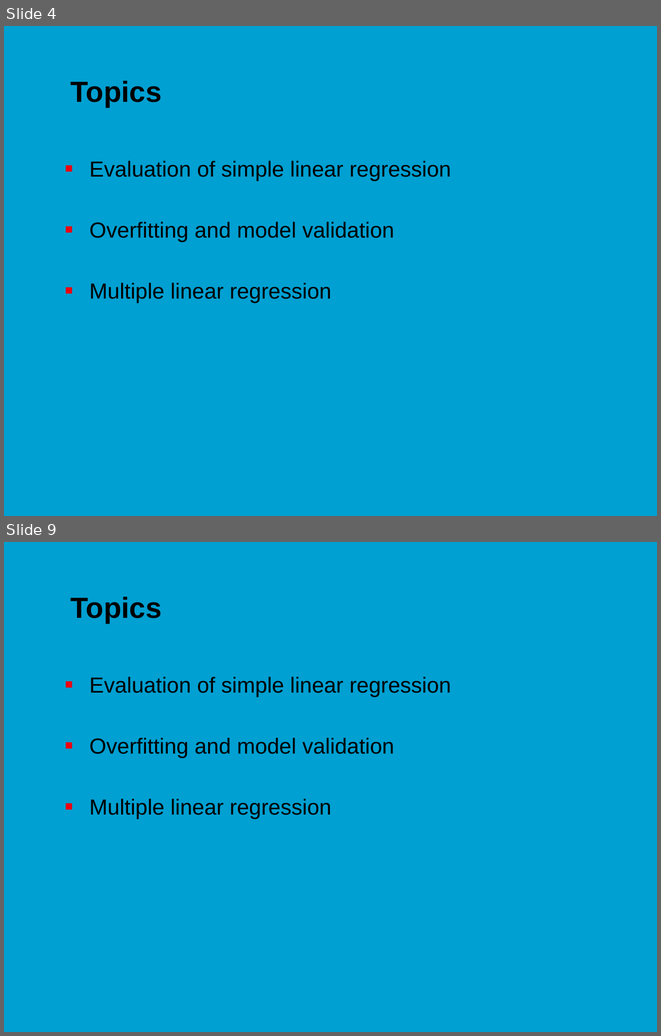
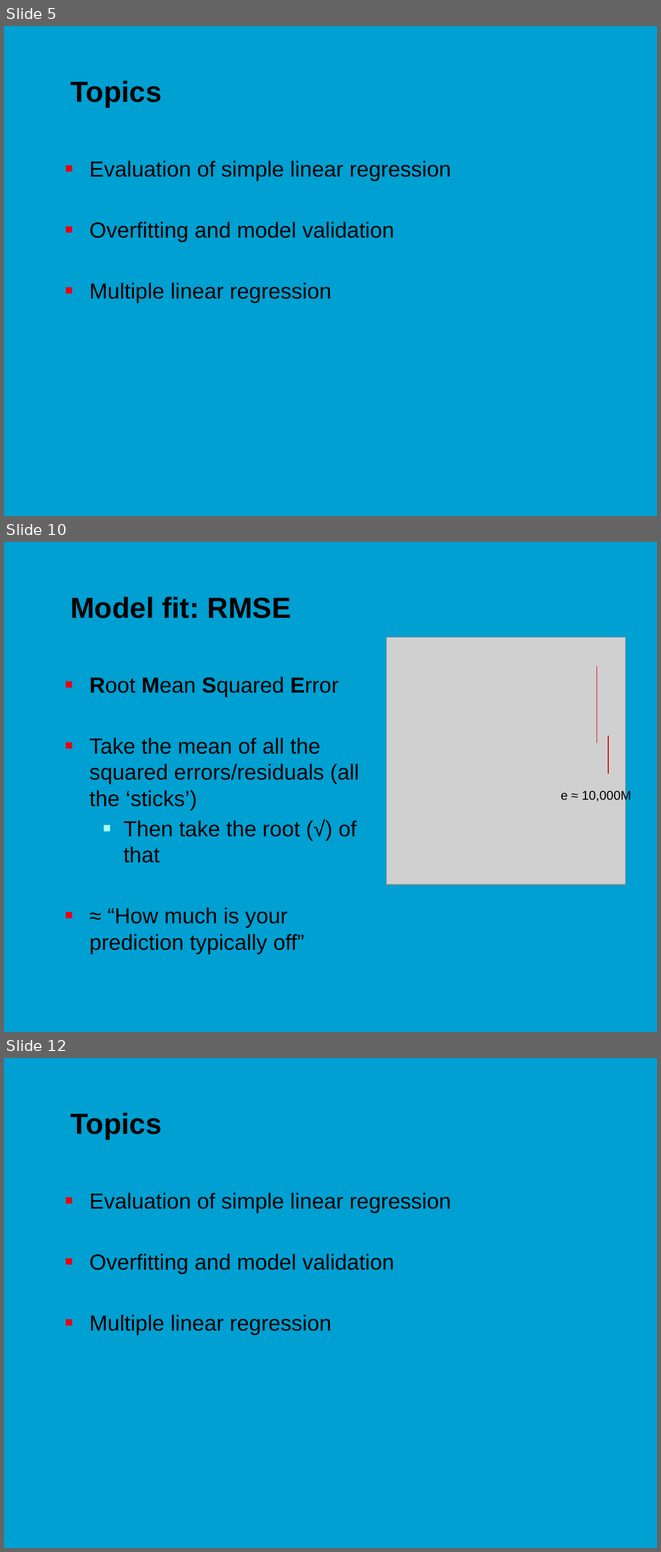
Before and after one commit to jonasmoons/data-driven-learning, a slide deck: slides/ddl-w5l2.pptx. Shown one above the other, each under a label of ours: slides 4 and 9 before the commit, slides 5, 10 and 12 after it; the slides between them are not shown. The pictures are 661x1036 and 661x1552 pixels, drawn with LibreOffice and Linux fonts; fonts in the diff are those of the drawing; grey boxes stand for pictures; background and template pictures are left out. Boxes give left, top, right and bottom in pixels: in the first picture for what was removed or moved away, otherwise in the second. Text is boxed around its words. In the diff, an @@ line names an element or a change of style, - is before the commit and + after.

```diff
--- a/slides/ddl-w5l2.pptx
+++ b/slides/ddl-w5l2.pptx
@@ slide 10 added at (x1=4, y1=542, x2=657, y2=1032), background picture (left out) @@
@@ title added at (x1=70, y1=597, x2=291, y2=618), 32 pt, text #000000, bold @@
+Model fit: RMSE
@@ picture added at (x1=387, y1=637, x2=626, y2=884) @@
@@ line added from (597, 666) to (597, 743), #D2000D 0.75 pt @@
@@ text added at (x1=89, y1=677, x2=359, y2=954), 24 pt, text #000000 @@
+■ Root Mean Squared Error
+■ Take the mean of all the squared errors/residuals (all the ‘sticks’)
+  ■ Then take the root (√) of that
+■ ≈ “How much is your prediction typically off”
@@ line added from (608, 735) to (608, 774), #D2000D 0.75 pt @@
@@ text added at (x1=560, y1=789, x2=631, y2=802), 14 pt, text #000000 @@
+e ≈ 10,000M
@@ what was slide 4 is now slide 5 @@
@@ what was slide 9 is now slide 12 @@
```
Also in this commit, not shown: 3 slides changed, 10 other slides added, 6 slides removed, 7 other files.
